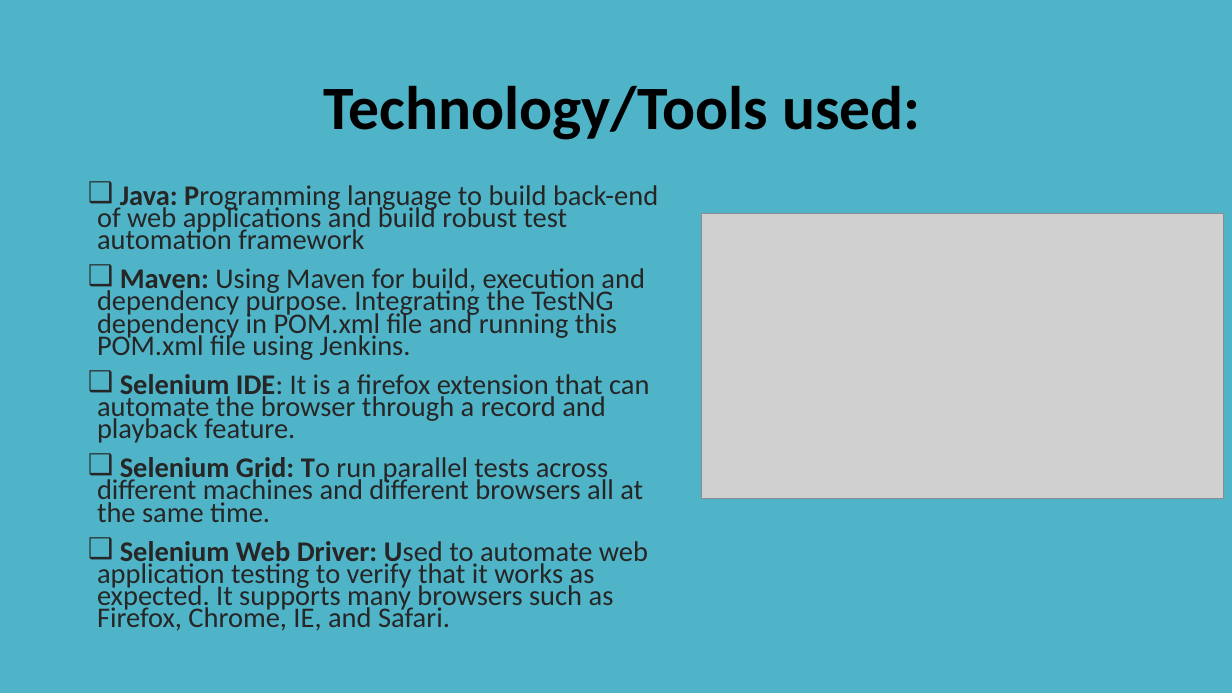
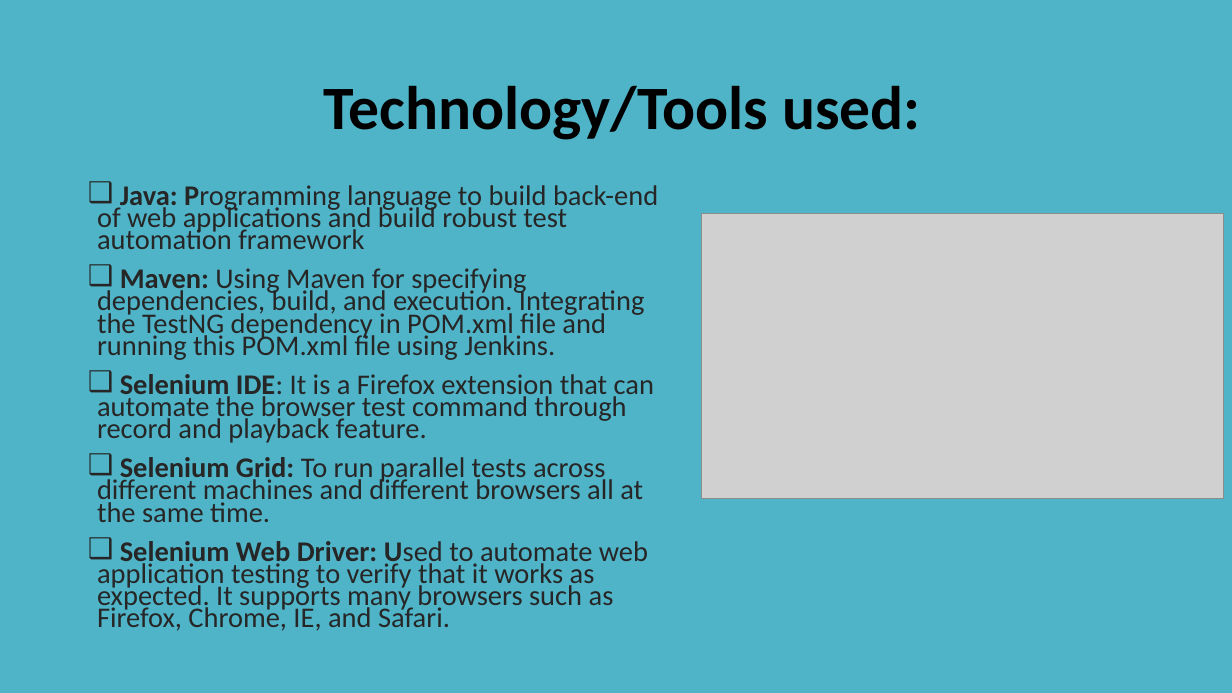
Before and after one commit to pKpallavi/Selenium_project, a slide deck: slide 4 of docs/Selenium_Project_Kumon_Website_Testing.pptx. Drawn at 1232x693 pixels with LibreOffice and Linux fonts; fonts in the diff are those of the drawing; grey boxes stand for pictures. Boxes give left, top, right and bottom in pixels: in the first picture for what was removed or moved away, otherwise in the second. Text is boxed around its words. In the diff, an @@ line names an element or a change of style, - is before the commit and + after.

```diff
--- a/docs/Selenium_Project_Kumon_Website_Testing.pptx
+++ b/docs/Selenium_Project_Kumon_Website_Testing.pptx
@@ text at bbox=[97, 268, 654, 443]: text changed @@
-❑ Maven: Using Maven for build, execution and dependency purpose. Integrating the TestNG dependency in POM.xml file and running this POM.xml file using Jenkins.
-❑ Selenium IDE: It is a firefox extension that can automate the browser through a record and playback feature.
+❑ Maven: Using Maven for specifying dependencies, build, and execution. Integrating the TestNG dependency in POM.xml file and running this POM.xml file using Jenkins.
+❑ Selenium IDE: It is a Firefox extension that can automate the browser test command through record and playback feature.
@@ text at bbox=[97, 457, 643, 522]: bold off in "To" @@
```
Also in this commit, not shown: 8 other slides changed.
